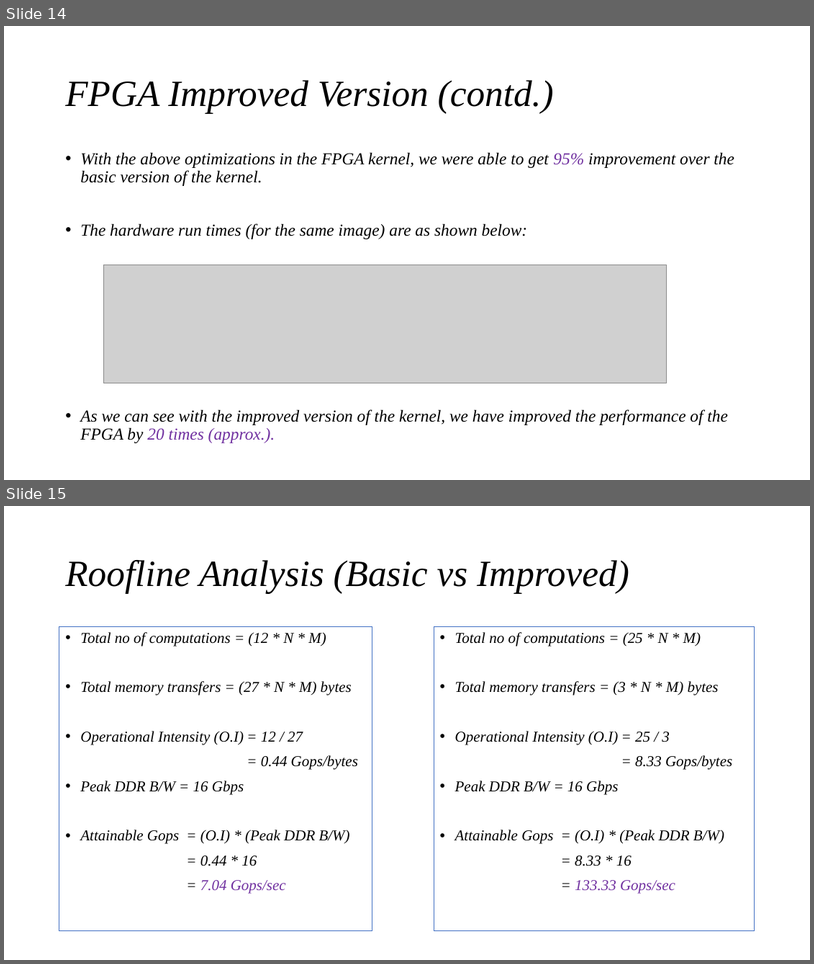
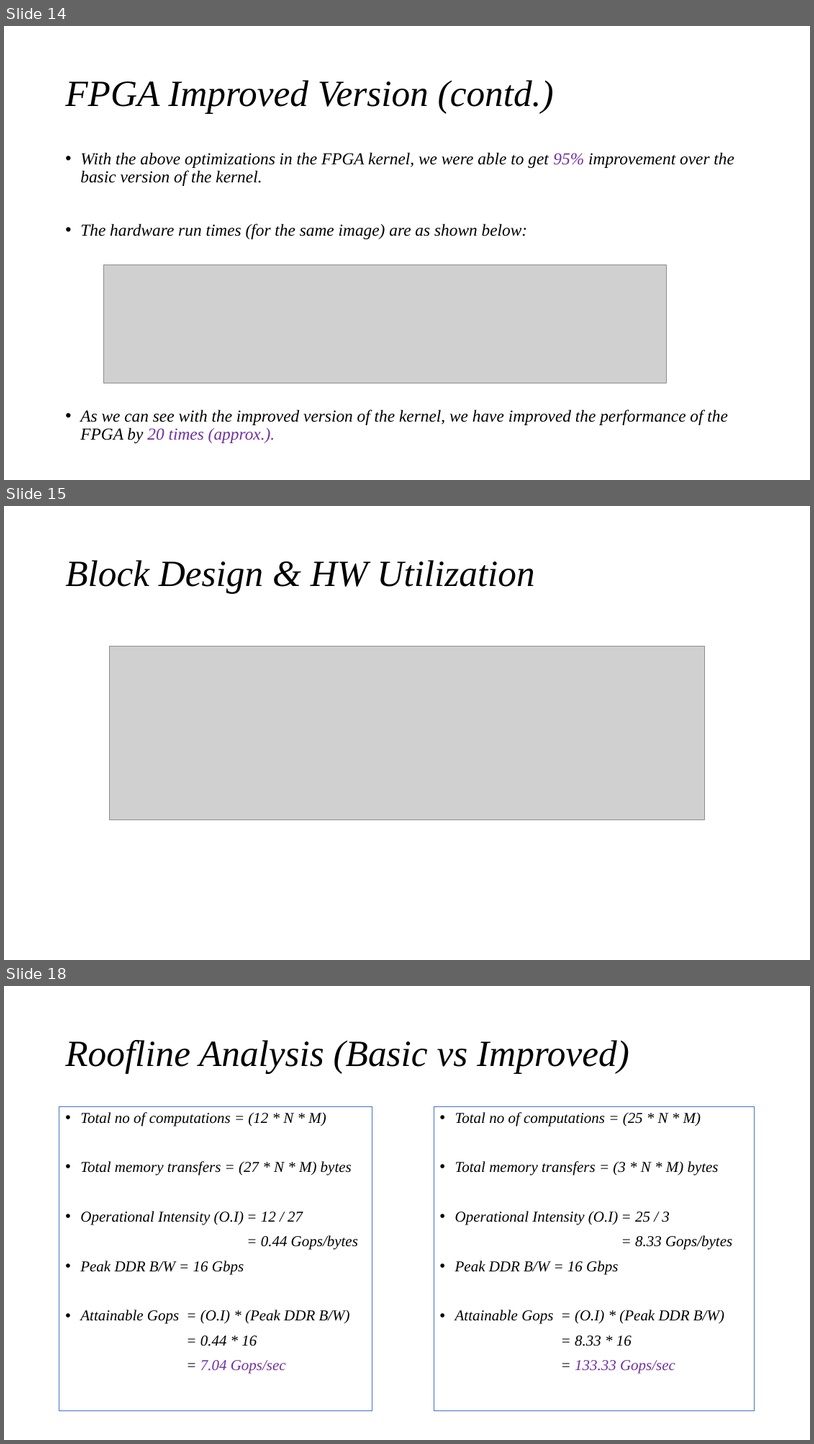
Before and after one commit to adisarip/FBAD, a slide deck: Project/AT/docs/Adaptive_Threshold_Presentation.pptx. Shown one above the other, each under a label of ours: slides 14 and 15 before the commit, slides 14, 15 and 18 after it; the slides between them are not shown. The pictures are 814x964 and 814x1444 pixels, drawn with LibreOffice and Linux fonts; fonts in the diff are those of the drawing; grey boxes stand for pictures. Boxes give left, top, right and bottom in pixels: in the first picture for what was removed or moved away, otherwise in the second. Text is boxed around its words. In the diff, an @@ line names an element or a change of style, - is before the commit and + after.

```diff
--- a/Project/AT/docs/Adaptive_Threshold_Presentation.pptx
+++ b/Project/AT/docs/Adaptive_Threshold_Presentation.pptx
@@ slide 15 added at <box>4,506,810,960</box>, background #FFFFFF @@
@@ title added at <box>65,560,535,593</box>, 44 pt, text #000000, italic @@
+Block Design & HW Utilization
@@ picture added at <box>109,646,705,819</box> @@
@@ what was slide 15 is now slide 18 @@
```
Also in this commit, not shown: 2 slides changed, 5 other slides added, 2 other files.
